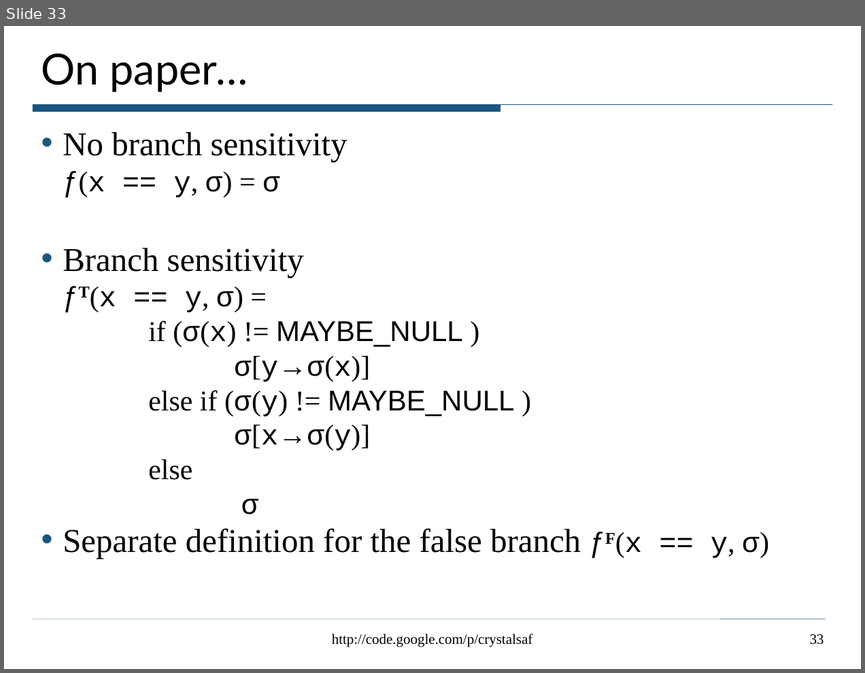
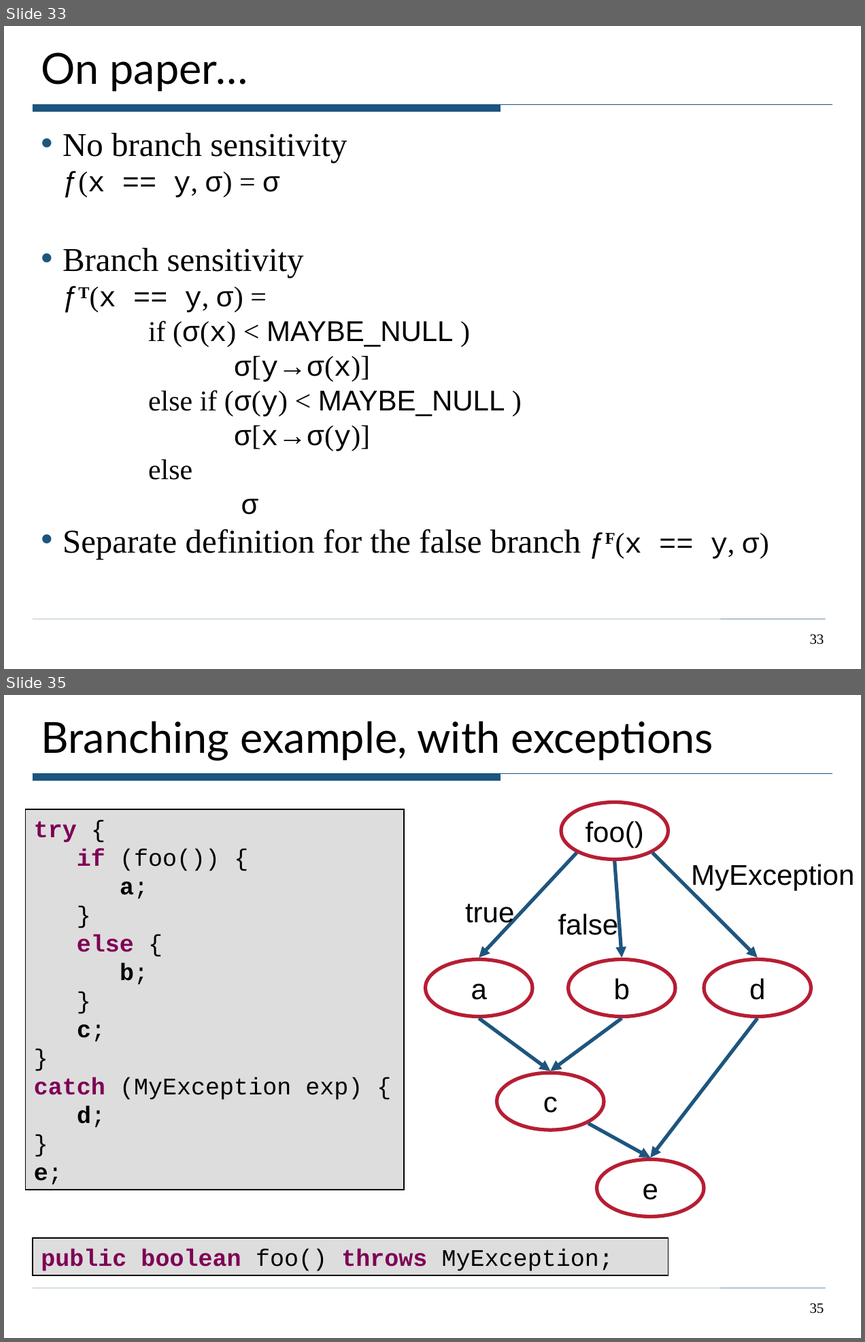
Before and after one commit to ciera/crystalsaf, a slide deck: TutorialExamples/CrystalTutorial.ppt. Shown one above the other, each under a label of ours: slide 33 before the commit, slides 33 and 35 after it; the slides between them are not shown. The pictures are 865x673 and 865x1342 pixels, drawn with LibreOffice and Linux fonts; fonts in the diff are those of the drawing. Boxes give left, top, right and bottom in pixels: in the first picture for what was removed or moved away, otherwise in the second. Text is boxed around its words. In the diff, an @@ line names an element or a change of style, - is before the commit and + after.

```diff
--- a/TutorialExamples/CrystalTutorial.ppt
+++ b/TutorialExamples/CrystalTutorial.ppt
@@ slide 35 added at box(4, 695, 861, 1338), background #FFFFFF; not listed: 2 template elements that a slide beside it also shows @@
@@ title added at box(41, 721, 713, 761), 36 pt, text #000000 @@
+Branching example, with exceptions
@@ rectangle added at box(26, 809, 404, 1189), fill #DDDDDD, outline #000000 0.74 pt, 20 pt, text #000000 @@
+try {
+if (foo()) {
+a;
+}
+else {
+b;
+}
+c;
+}
+catch (MyException exp) {
+d;
+}
+e;
@@ ellipse added at box(561, 802, 668, 860), outline #B61E33 3 pt, 24 pt, text #000000 @@
+foo()
@@ arrow added from (577, 853) to (479, 957), #1E557E 3 pt @@
@@ arrow added from (653, 853) to (757, 957), #1E557E 3 pt @@
@@ arrow added from (614, 861) to (621, 957), #1E557E 3 pt @@
@@ text added at box(691, 864, 854, 890), 24 pt, text #000000 @@
+MyException
@@ text added at box(465, 903, 514, 928), 24 pt, text #000000 @@
+true
@@ text added at box(558, 912, 619, 940), 24 pt, text #000000 @@
+false
@@ ellipse added at box(426, 959, 532, 1016), outline #B61E33 3 pt, 24 pt, text #000000 @@
+a
@@ ellipse added at box(568, 959, 675, 1016), outline #B61E33 3 pt, 24 pt, text #000000 @@
+b
@@ ellipse added at box(704, 959, 811, 1016), outline #B61E33 3 pt, 24 pt, text #000000 @@
+d
@@ arrow added from (479, 1018) to (551, 1071), #1E557E 3 pt @@
@@ arrow added from (621, 1018) to (550, 1071), #1E557E 3 pt @@
@@ arrow added from (757, 1018) to (650, 1157), #1E557E 3 pt @@
@@ ellipse added at box(496, 1073, 604, 1130), outline #B61E33 3 pt, 24 pt, text #000000 @@
+c
@@ arrow added from (588, 1123) to (650, 1157), #1E557E 3 pt @@
@@ ellipse added at box(597, 1159, 704, 1217), outline #B61E33 3 pt, 24 pt, text #000000 @@
+e
@@ rectangle added at box(33, 1238, 668, 1275), fill #DDDDDD, outline #000000 0.74 pt, 20 pt, text #7F0055, bold @@
+public boolean foo() throws MyException;
@@ page number added at box(810, 1303, 824, 1313), 12 pt, text #000000 @@
+35
@@ slide 33 changed as well @@
@@ text at box(148, 320, 453, 347): text changed @@
-if (σ(x) != MAYBE_NULL )
+if (σ(x) < MAYBE_NULL )
@@ text at box(148, 390, 505, 416): text changed @@
-else if (σ(y) != MAYBE_NULL )
+else if (σ(y) < MAYBE_NULL )
@@ text removed at box(332, 633, 533, 647) @@
-http://code.google.com/p/crystalsaf
```
Also in this commit, not shown: 35 other slides changed, 1 other slide added.
